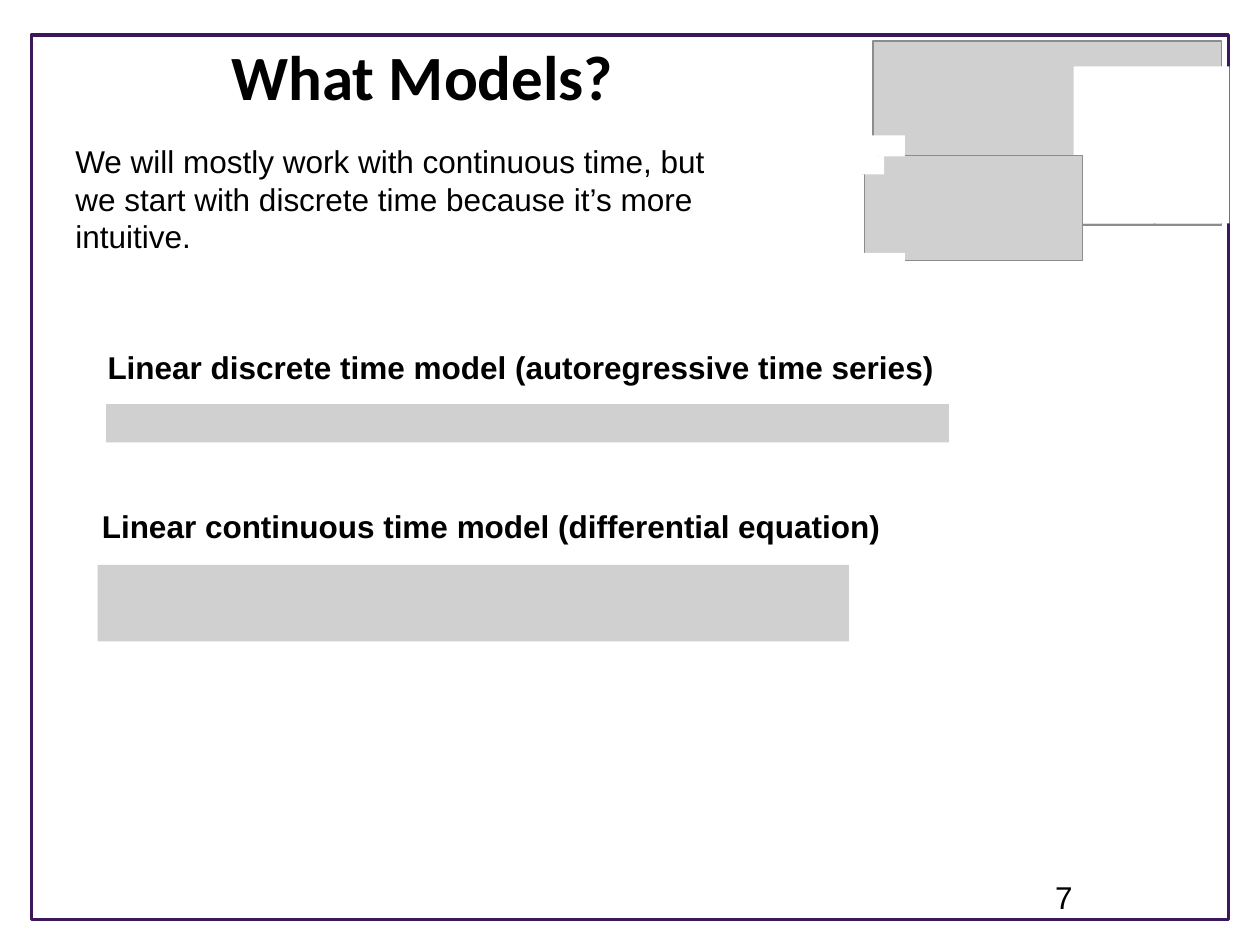
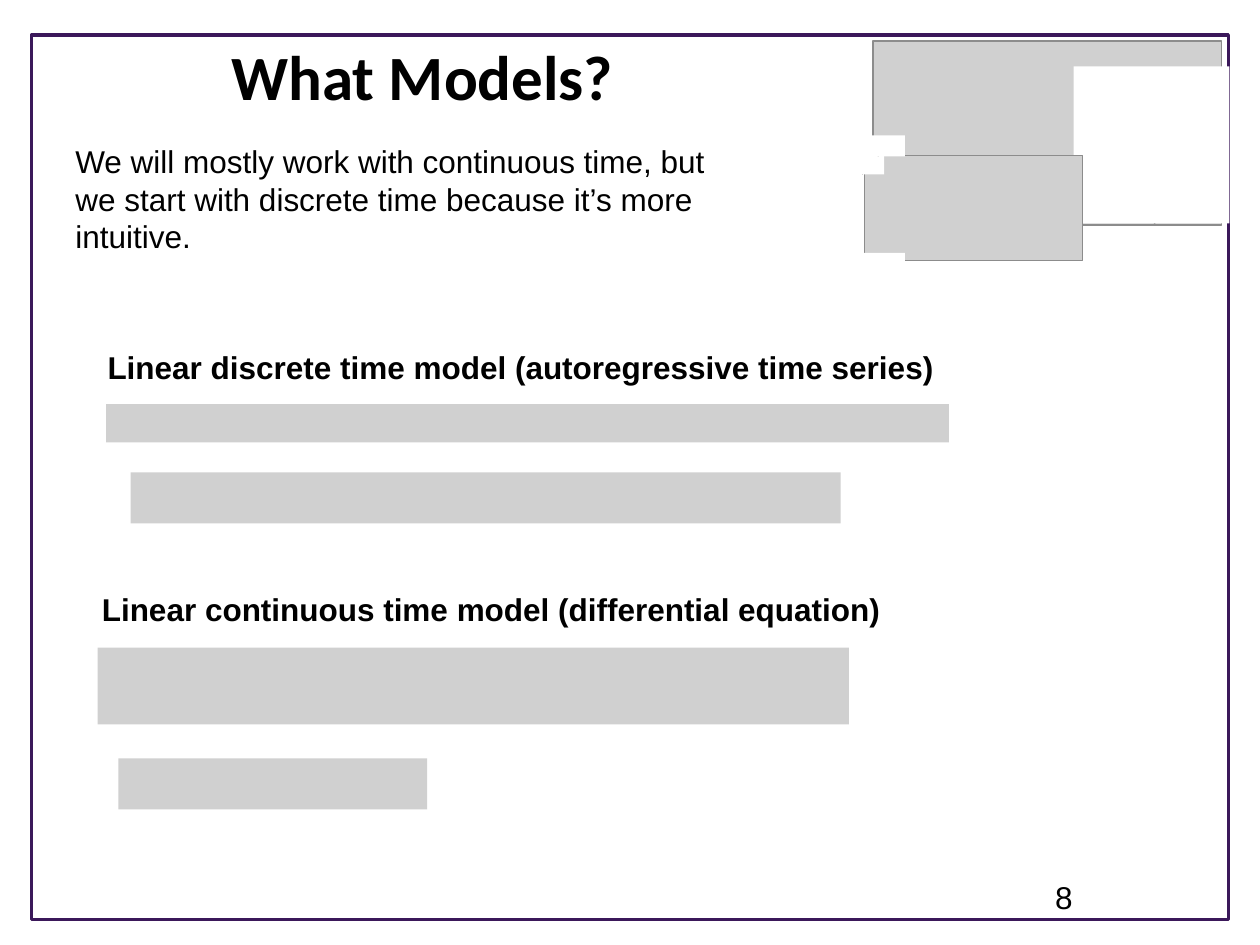
Before and after one commit to joseph-hellerstein/advanced-controls-lectures, a slide deck: slide 8 of lectures/lecture_09-linear_time_invariant_systems/linear_time_invariant_systems.pptx (slide 7 before the commit). Drawn at 1260x945 pixels with LibreOffice and Linux fonts; fonts in the diff are those of the drawing; grey boxes stand for pictures; background and template pictures are left out. Boxes give left, top, right and bottom in pixels: in the first picture for what was removed or moved away, otherwise in the second. Text is boxed around its words. In the diff, an @@ line names an element or a change of style, - is before the commit and + after.

```diff
--- a/lectures/lecture_09-linear_time_invariant_systems/linear_time_invariant_systems.pptx
+++ b/lectures/lecture_09-linear_time_invariant_systems/linear_time_invariant_systems.pptx
@@ picture added at (131,472,840,523) @@
@@ picture removed at (97,564,848,641) @@
@@ text "Linear continuous time model (differential ...": place and size @@
-text "Linear continuous time model (differential ..." at (102,515,880,544)
+text "Linear continuous time model (differential ..." at (102,598,880,627)
@@ picture added at (97,648,848,724) @@
@@ picture added at (118,759,427,809) @@
@@ page number at (1055,887,1073,910): text changed @@
-7
+8
```
Also in this commit, not shown: 4 other slides changed, 2 slides added, 8 other files.
